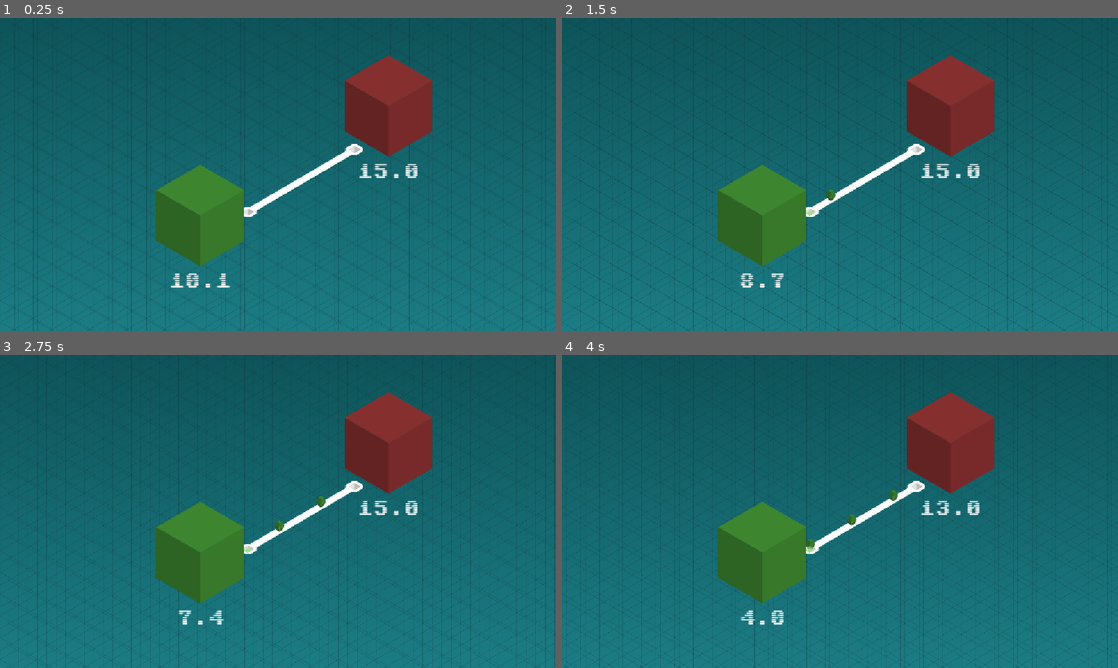
Above: before the commit, frames 1-4 (two rows, left to right).
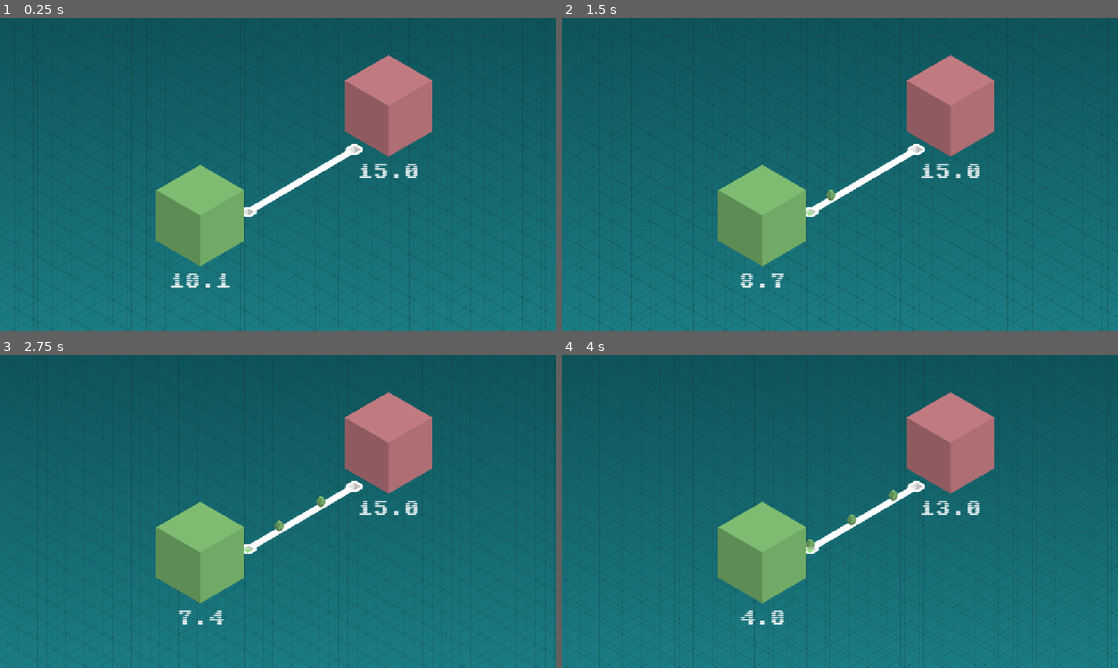
Above: after the commit, the same moments.

Repository: m14n-dev/brackeys2026
Game: Godot game, scene res://arena/arena_1/arena_1.tscn
Same seed, same stepped clock (60 frames per second), same inputs: the game is played once before the commit and once after it.
Inputs (mouse positions are in pixels of both pictures, inside the frame that each line leads up to):
- Up to frame 1 (0.25 s): no input
- Up to frame 2 (1.5 s): move the mouse to (812, 212) at 0.52 s; click (812, 212) at 0.67 s; move the mouse to (917, 149) at 1.27 s; click (917, 149) at 1.42 s
- Up to frame 3 (2.75 s): move the mouse to (200, 552) at 2.02 s; click (200, 552) at 2.17 s
- Up to frame 4 (4 s): move the mouse to (951, 442) at 2.77 s; click (951, 442) at 2.92 s; move the mouse to (1006, 558) at 3.52 s; click (1006, 558) at 3.67 s

The runs differ from the first frame. In frame 1, 7.7% of the frame differs, in the area x 28-78%, y 11-80%; in frame 2, 7.7%; in frame 3, 7.8%; in frame 4, 7.8%.

Commit message:
Pastellify server colors

Diff:
--- a/trust-no-one/arena/arena_1/arena_1.tscn
+++ b/trust-no-one/arena/arena_1/arena_1.tscn
@@ -56,13 +56,13 @@
 
 [node name="Player" type="Node2D" parent="." unique_id=1370228617]
 script = ExtResource("5_rlj3j")
-color = Color(0.2429167, 0.53, 0.1855, 1)
+color = Color(0.5, 0.75, 0.45000002, 1)
 
 [node name="Enemy" type="Node2D" parent="." unique_id=924096706]
 position = Vector2(415, 409)
 script = ExtResource("6_jnkxs")
 behavior = SubResource("Resource_jnkxs")
 id = 1
-color = Color(0.53, 0.1855, 0.1855, 1)
+color = Color(0.77, 0.48509997, 0.5135899, 1)
 
 [editable path="Connection"]
--- a/trust-no-one/arena/arena_2/arena_2.tscn
+++ b/trust-no-one/arena/arena_2/arena_2.tscn
@@ -115,21 +115,21 @@
 
 [node name="Player" type="Node2D" parent="." unique_id=968974591]
 script = ExtResource("8_0tuoo")
-color = Color(0.2429167, 0.53, 0.1855, 1)
+color = Color(0.5244, 0.76, 0.52832663, 1)
 
 [node name="Enemy1" type="Node2D" parent="." unique_id=1347882903]
 position = Vector2(857, 451)
 script = ExtResource("9_tfyns")
 behavior = SubResource("Resource_tfyns")
 id = 1
-color = Color(0.53, 0.1855, 0.1855, 1)
+color = Color(0.5394, 0.75429004, 0.87, 1)
 
 [node name="Enemy2" type="Node2D" parent="." unique_id=82724317]
 position = Vector2(1714, 902)
 script = ExtResource("9_tfyns")
 behavior = SubResource("Resource_hpm1i")
 id = 2
-color = Color(0.029645847, 0.53424305, 0.3876465, 1)
+color = Color(0.78, 0.5395, 0.49139997, 1)
 
 [editable path="conn_1_to_2"]
 [editable path="conn_1_to_3"]
